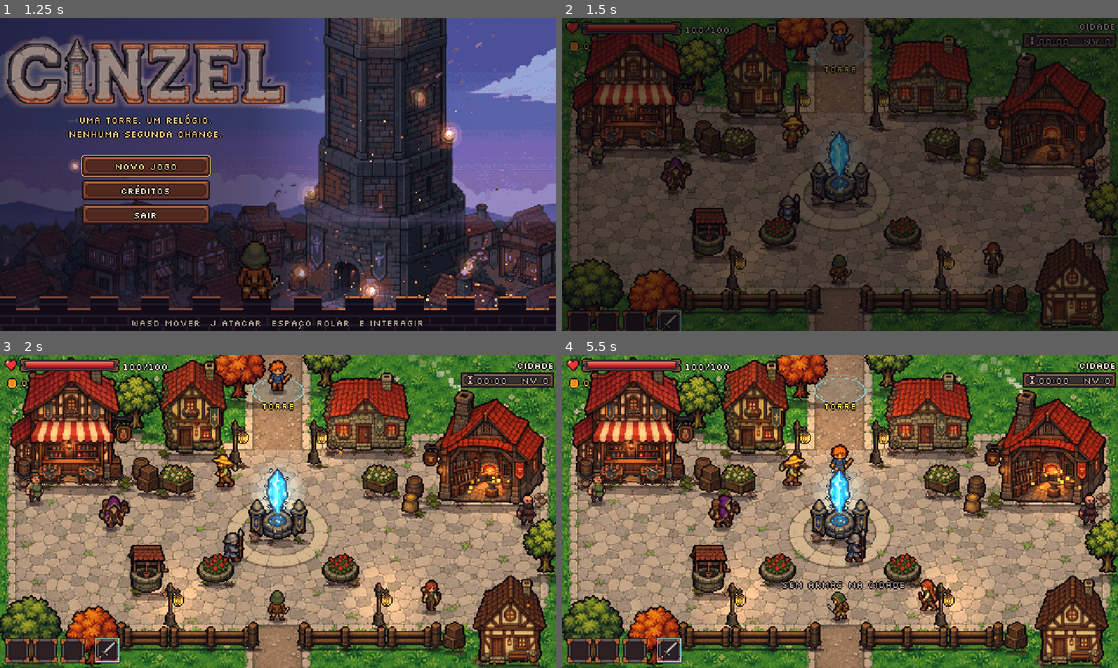
Above: before the commit, frames 1-4 (two rows, left to right).
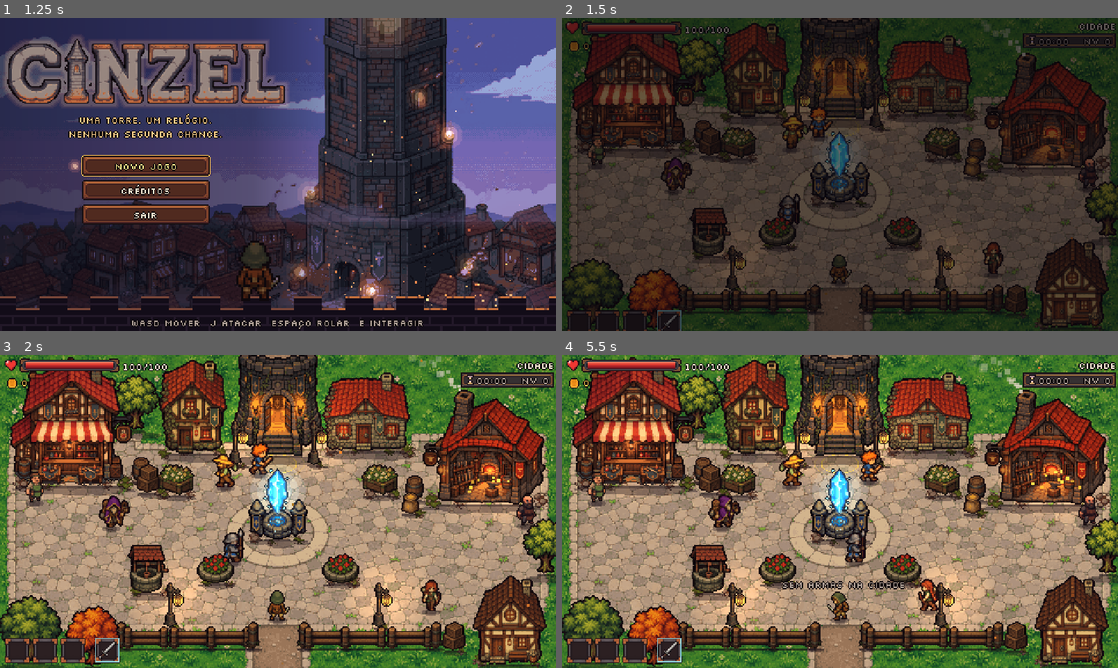
Above: after the commit, the same moments.

Repository: danicunhac/cinzel
Game: Godot game, scene res://ui/title.tscn
The game is run twice, just before and just after one commit, with the same random seed, the same clock (stepped at 60 frames per second) and the same inputs.
Inputs (mouse positions are in pixels of both pictures, inside the frame that each line leads up to):
- Up to frame 1 (1.25 s): tap Enter at 0.5 s; move the mouse to (400, 158) at 0.52 s; hold D (move_right) from 0.53 s (still down); hold J (attack) from 0.53 s (still down); click (400, 158) at 0.67 s
- Up to frame 2 (1.5 s): release D (move_right) at 1.25 s; release J (attack) at 1.25 s; click "Novo jogo" at 1.25 s
- Up to frame 3 (2 s): no input
- Up to frame 4 (5.5 s): drag from (728, 527) to (840, 608) at 2.02 s; move the mouse to (895, 442) at 2.77 s; hold D (move_right) 2.78-3.5 s; hold E (interact) 2.78-3.5 s; drag from (812, 574) to (912, 608) at 3.52 s; move the mouse to (1006, 558) at 4.27 s; hold A (move_left) 4.28-5 s; hold J (attack) 4.28-5 s; drag from (673, 464) to (756, 433) at 5.02 s

Frame 1 is identical in both runs. In frame 2, 4.2% of the frame differs, in the area x 38-64%, y 0-40%; in frame 3, 5.4%; in frame 4, 5.7%, in the area x 38-64%, y 0-42%.

Commit message:
feat: torre na cidade, o jogador entra pela porta
Base da torre gerada no estilo da cidade no topo do caminho norte; paredes deixam só a escada e a porta. O jogador aparece na escada (ordenação pela porta).

Diff:
--- a/game/tests/unit/test_town_ui.gd
+++ b/game/tests/unit/test_town_ui.gd
@@ -230,3 +230,23 @@
 	T.ok(town._panel == null, "standing still in the gate does not reopen it")
 	town.free()
 	_game().new_run()
+
+
+func test_walking_up_the_tower_steps_reaches_the_door() -> void:
+	_game().new_run()
+	_game().run.unlock_floor(2)
+	var town := await _spawn("res://world/town.tscn")
+	var player := town.get_node("Player") as Player
+	player.global_position = TownScript.GATE_ARRIVAL
+	await _tree().physics_frame
+	Input.action_press(&"move_up")
+	for i in 120:
+		await _tree().physics_frame
+		if town._panel != null:
+			break
+	Input.action_release(&"move_up")
+	T.ok(town._panel is TeleportPanel, "walked through the door (y %.0f)" % player.global_position.y)
+	if town._panel != null:
+		town._panel.close()
+	town.free()
+	_game().new_run()
--- a/game/world/town.gd
+++ b/game/world/town.gd
@@ -27,9 +27,11 @@
 const PAD := 8
 
 const SPAWN := Vector2(240, 222)
-## Tower entrance at the top of the north path: the player walks into it.
-const GATE := Rect2(212, 18, 56, 18)
-const GATE_ARRIVAL := Vector2(240, 48)
+## The tower stands at the top of the north path (TOWER_BASE is its base
+## line). The player climbs its steps and walks through the open door (GATE).
+const TOWER_BASE := Vector2(240, 88)
+const GATE := Rect2(228, 40, 24, 24)
+const GATE_ARRIVAL := Vector2(240, 100)
 const CRYSTAL_ARRIVAL := Vector2(240, 180)
 const REACH := 30.0
 const CRYSTAL_POS := Vector2(240, 160)
@@ -73,8 +75,6 @@
 	["house_b", Vector2(316, 84), Vector2(70, 16)],
 	["house_c", Vector2(440, 268), Vector2(58, 16)],
 	["tree_b", Vector2(118, 66), Vector2.ZERO],
-	["tree_c", Vector2(206, 40), Vector2.ZERO],
-	["tree_b", Vector2(282, 30), Vector2.ZERO],
 	["tree_a", Vector2(26, 266), Vector2.ZERO],
 	["tree_c", Vector2(80, 270), Vector2.ZERO],
 	["tree_b", Vector2(472, 190), Vector2.ZERO],
@@ -143,6 +143,9 @@
 	[Vector2(333, 210), 44.0, 0.8],
 	[Vector2(62, 84), 50.0, 0.7],
 	[Vector2(424, 100), 56.0, 1.0],
+	[Vector2(240, 52), 30.0, 0.9],
+	[Vector2(216, 44), 24.0, 0.7],
+	[Vector2(264, 44), 24.0, 0.7],
 ]
 ## Forge chimney top and anvil (smoke and sparks).
 const CHIMNEY := Vector2(399, 32)
@@ -152,7 +155,7 @@
 ## look (VILLAGER_LOOKS), so no two villagers on screen look alike.
 const WALKS: Array = [
 	[Vector2(96, 150), Vector2(170, 150), Vector2(162, 226), Vector2(96, 226)],
-	[Vector2(240, 30), Vector2(240, 104), Vector2(300, 136), Vector2(240, 104)],
+	[Vector2(222, 104), Vector2(258, 104), Vector2(300, 136), Vector2(240, 128)],
 	[Vector2(372, 222), Vector2(316, 222), Vector2(316, 160), Vector2(372, 160)],
 	[Vector2(196, 180), Vector2(284, 180), Vector2(290, 136), Vector2(190, 136)],
 	[Vector2(198, 114), Vector2(188, 118)],
@@ -492,6 +495,7 @@
 		elif p[0] == "house_a":
 			_glow_targets[&"wardrobe"] = s
 	var crystal := _piece("crystal", CRYSTAL_POS, Vector2(40, 12))
+	_build_tower()
 	_crystal_glow = Sprite2D.new()
 	_crystal_glow.texture = _tex("crystal_glow")
 	_crystal_glow.position = Vector2(0, -42)
@@ -499,6 +503,24 @@
 	add.blend_mode = CanvasItemMaterial.BLEND_MODE_ADD
 	_crystal_glow.material = add
 	crystal.add_child(_crystal_glow)
+
+
+## The tower base: walls on both sides of the steps and behind the doorway,
+## so the only way in is up the steps and through the door.
+func _build_tower() -> void:
+	var tower := _piece("tower_gate", TOWER_BASE, Vector2.ZERO)
+	# Y-sort key at the doorway, not the base: whoever is on the steps draws
+	# in front of the tower.
+	var lift := TOWER_BASE.y - GATE.position.y
+	tower.position.y -= lift
+	tower.offset.y += lift
+	var body := StaticBody2D.new()
+	body.name = "TowerWalls"
+	add_child(body)
+	var b := TOWER_BASE
+	_rect(body, Rect2(b.x - 40, 0, 28, b.y))
+	_rect(body, Rect2(b.x + 12, 0, 28, b.y))
+	_rect(body, Rect2(b.x - 12, 0, 24, GATE.position.y - 2))
 
 
 func _build_spots() -> void:
@@ -510,11 +532,10 @@
 		cta.radius = 18.0
 		add_child(cta)
 		_ctas[id] = cta
-	# The tower entrance always pings: it is where the run starts.
+	# The foot of the tower steps always pings: it is where the run starts.
 	_gate_cta = TownCta.new()
-	_gate_cta.color = Color(0.55, 0.9, 1.0)
-	_gate_cta.position = GATE.get_center() + Vector2(0, 4)
-	_gate_cta.radius = 22.0
+	_gate_cta.position = TOWER_BASE + Vector2(0, 6)
+	_gate_cta.radius = 16.0
 	_gate_cta.active = true
 	add_child(_gate_cta)
 	# Hint and bubble live on a screen layer (no camera here, so screen and
@@ -532,13 +553,6 @@
 	overlay.add_child(_hint)
 	_bubble = SpeechBubble.new()
 	overlay.add_child(_bubble)
-	var sign := UiKit.label("Torre", UiKit.COLOR_ITEM, HORIZONTAL_ALIGNMENT_CENTER)
-	sign.name = "GateSign"
-	sign.size = Vector2(60, 10)
-	sign.position = Vector2(GATE.get_center().x - 30, GATE.end.y + 2)
-	sign.add_theme_color_override("font_outline_color", Color(0.08, 0.05, 0.06))
-	sign.add_theme_constant_override("outline_size", 2)
-	overlay.add_child(sign)
 	_note = UiKit.label("Sem armas na cidade", UiKit.COLOR_MUTED, HORIZONTAL_ALIGNMENT_CENTER)
 	_note.size = Vector2(100, 10)
 	_note.add_theme_color_override("font_outline_color", Color(0.08, 0.05, 0.06))
Binary file added: game/assets/town/tower_gate.png
Not shown, added: game/assets/town/tower_gate.png.import
Not shown, changed: docs/assets.md
Not shown, changed: docs/gdd.md
